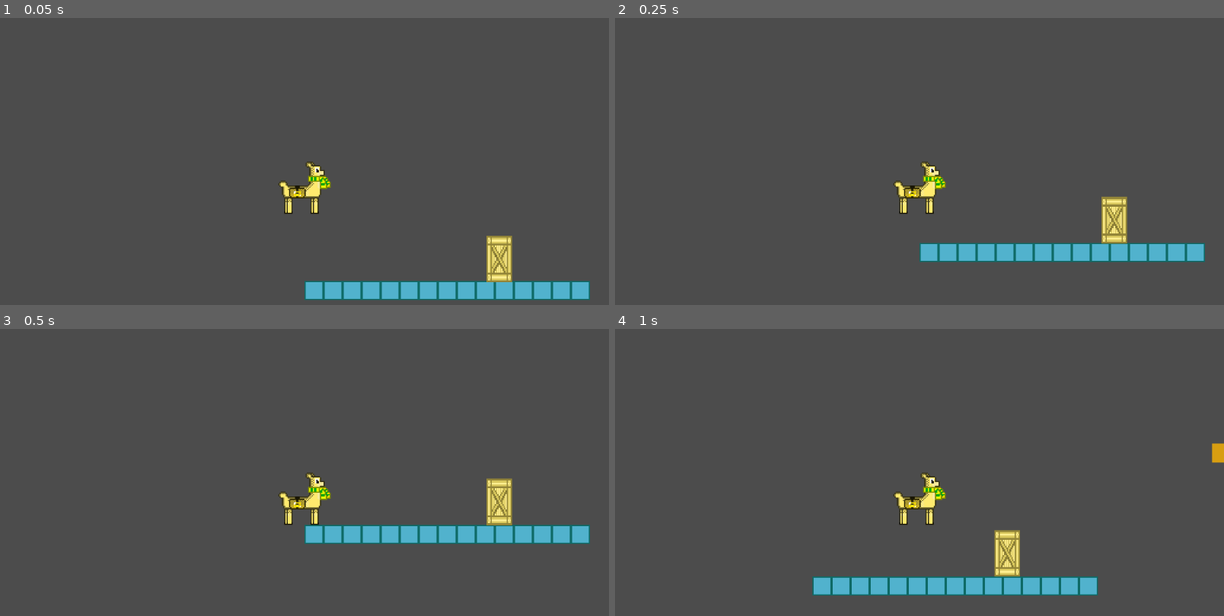
Above: before the commit, frames 1-4 (two rows, left to right).
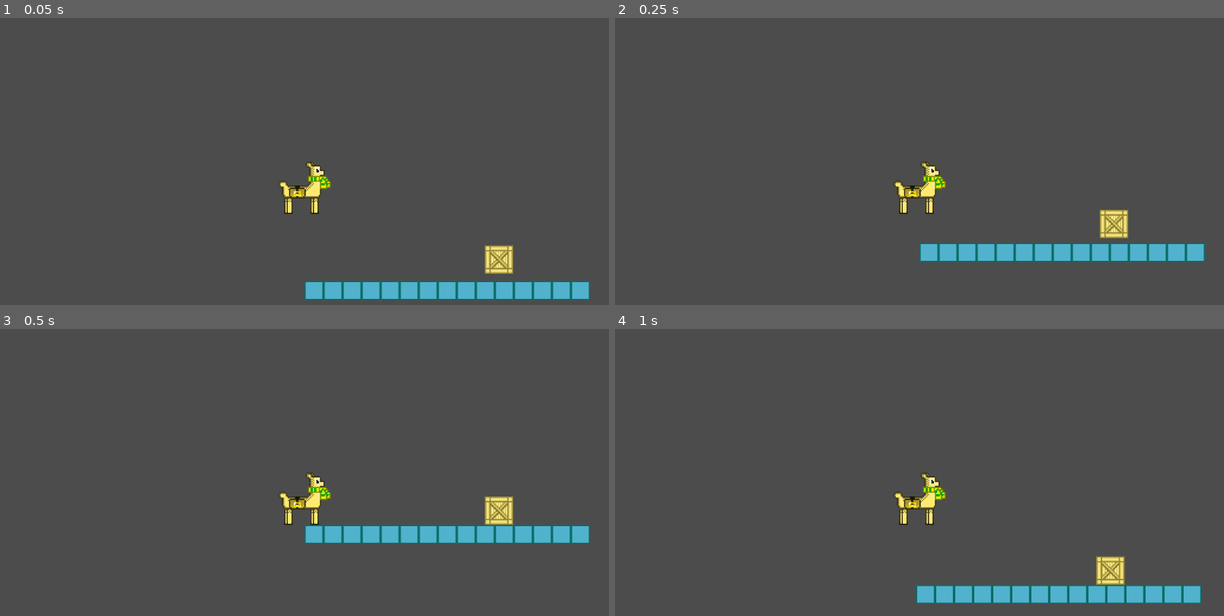
Above: after the commit, the same moments.

Repository: LeoDog896/Llama-Zips
Game: Godot game, scene res://Templates/LevelTemplate.tscn
Same seed, same stepped clock (60 frames per second), same inputs: the game is played once before the commit and once after it.
Inputs (mouse positions are in pixels of both pictures, inside the frame that each line leads up to):
- Up to frame 1 (0.05 s): no input
- Up to frame 2 (0.25 s): no input
- Up to frame 3 (0.5 s): no input
- Up to frame 4 (1 s): tap Enter at 0.5 s; move the mouse to (1053, 481) at 0.52 s; hold Right (ui_right) from 0.53 s (still down); click (1053, 481) at 0.6 s; tap Space (jump) at 0.77 s

The runs differ from the first frame. In frame 1, 0.6% of the frame differs, in the area x 79-85%, y 75-93%; in frame 2, 0.6%; in frame 3, 0.6%; in frame 4, 5.8%, in the area x 32-100%, y 39-96%.

Commit message:
Crate fixed

Diff:
--- a/Templates/LevelTemplate.tscn
+++ b/Templates/LevelTemplate.tscn
@@ -23,11 +23,6 @@
 0/tile_mode = 0
 0/occluder_offset = Vector2( 0, 0 )
 0/navigation_offset = Vector2( 0, 0 )
-0/shape_offset = Vector2( 0, 0 )
-0/shape_transform = Transform2D( 1, 0, 0, 1, 0, 0 )
-0/shape = SubResource( 1 )
-0/shape_one_way = false
-0/shape_one_way_margin = 1.0
 0/shapes = [ {
 "autotile_coord": Vector2( 0, 0 ),
 "one_way": false,
@@ -45,11 +40,6 @@
 1/occluder_offset = Vector2( 0, 0 )
 1/occluder = SubResource( 2 )
 1/navigation_offset = Vector2( 0, 0 )
-1/shape_offset = Vector2( 0, 0 )
-1/shape_transform = Transform2D( 1, 0, 0, 1, 0, 0 )
-1/shape = SubResource( 3 )
-1/shape_one_way = false
-1/shape_one_way_margin = 1.0
 1/shapes = [ {
 "autotile_coord": Vector2( 0, 0 ),
 "one_way": false,
@@ -74,3 +64,4 @@
 
 [node name="RigidBody2D" parent="." instance=ExtResource( 4 )]
 position = Vector2( 327.267, 124.673 )
+scale = Vector2( 1, 1 )
--- a/Utils/crate.tscn
+++ b/Utils/crate.tscn
@@ -3,18 +3,14 @@
 [ext_resource path="res://Crate.png" type="Texture" id=1]
 
 [sub_resource type="RectangleShape2D" id=1]
-extents = Vector2( 11.891, 39 )
+extents = Vector2( 24, 24 )
 
 [node name="RigidBody2D" type="RigidBody2D"]
 position = Vector2( 244.282, -37.0124 )
-scale = Vector2( 1.8, 1 )
 
 [node name="Sprite" type="Sprite" parent="."]
-position = Vector2( 0.0519257, 0.896072 )
-scale = Vector2( 1.8, 3.27269 )
+scale = Vector2( 2, 2 )
 texture = ExtResource( 1 )
 
 [node name="CollisionShape2D" type="CollisionShape2D" parent="."]
-position = Vector2( 0, 1 )
-scale = Vector2( 1.8, 1 )
 shape = SubResource( 1 )
--- a/project.godot
+++ b/project.godot
@@ -42,10 +42,11 @@
 }
 grapple={
 "deadzone": 0.5,
-"events": [ Object(InputEventKey,"resource_local_to_scene":false,"resource_name":"","device":0,"alt":false,"shift":false,"control":false,"meta":false,"command":false,"pressed":false,"scancode":16777218,"unicode":0,"echo":false,"script":null)
+"events": [ Object(InputEventMouseButton,"resource_local_to_scene":false,"resource_name":"","device":0,"alt":false,"shift":false,"control":false,"meta":false,"command":false,"button_mask":0,"position":Vector2( 0, 0 ),"global_position":Vector2( 0, 0 ),"factor":1.0,"button_index":1,"pressed":false,"doubleclick":false,"script":null)
  ]
 }
 
 [rendering]
 
+quality/2d/use_pixel_snap=true
 environment/default_environment="res://default_env.tres"
